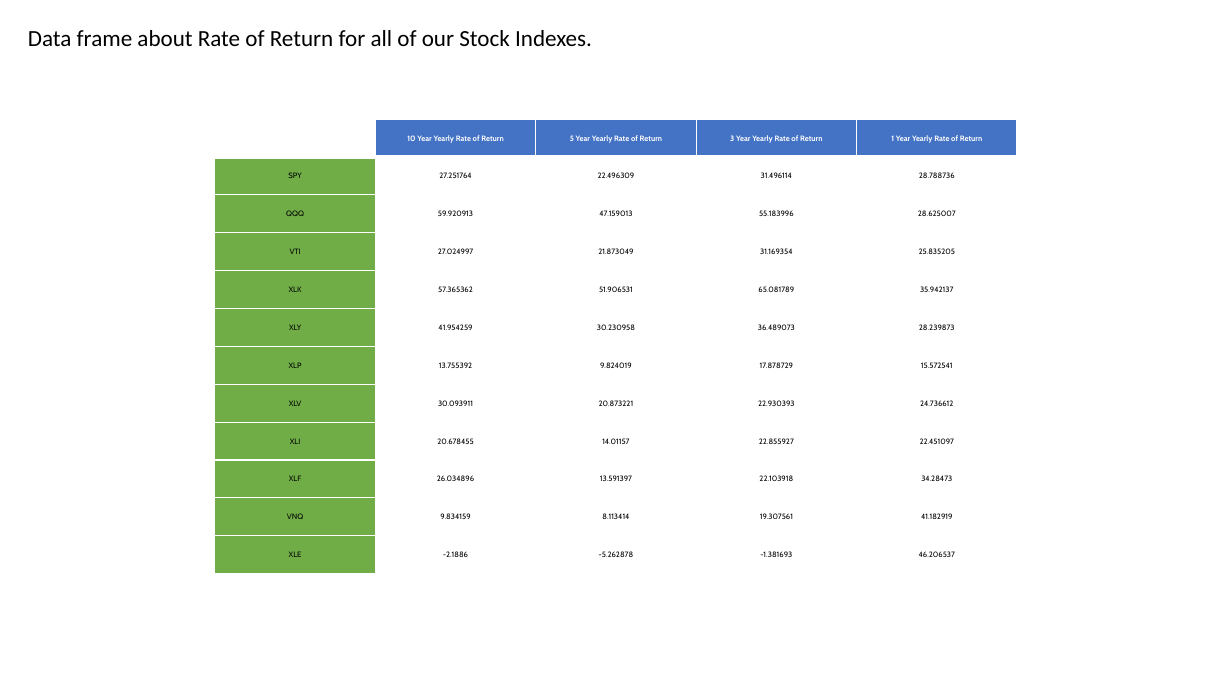
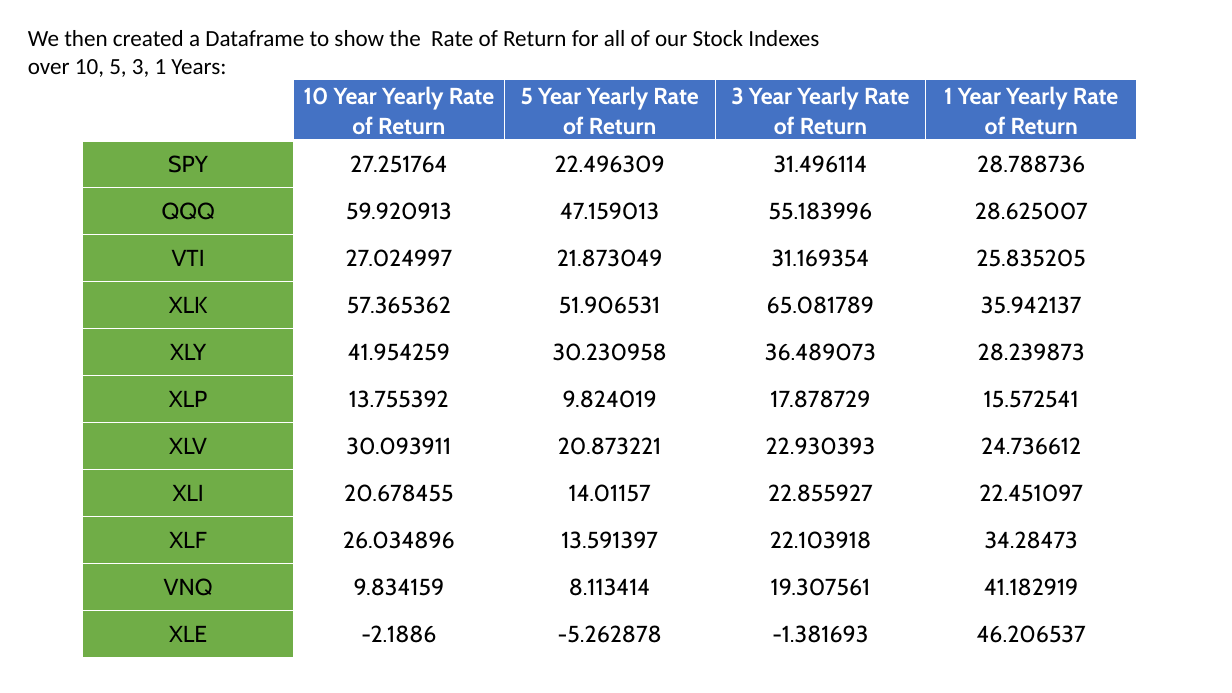
Before and after one commit to Patli1998/Bootcamp-Project1, a slide deck: slide 4 of Presentation.pptx. Drawn at 1232x693 pixels with LibreOffice and Linux fonts; fonts in the diff are those of the drawing. Boxes give left, top, right and bottom in pixels: in the first picture for what was removed or moved away, otherwise in the second. Text is boxed around its words. In the diff, an @@ line names an element or a change of style, - is before the commit and + after.

```diff
--- a/Presentation.pptx
+++ b/Presentation.pptx
@@ text at <box>28,30,819,77</box>: text changed @@
-Data frame about Rate of Return for all of our Stock Indexes.
+We then created a Dataframe to show the Rate of Return for all of our Stock Indexes over 10, 5, 3, 1 Years:
@@ table at <box>83,79,1137,654</box> @@
@@ size 6 to 18 pt @@
@@ table: place and size @@
-table at <box>215,119,1019,574</box>
+table at <box>83,79,1137,654</box>
```
Also in this commit, not shown: 6 other slides changed, 1 slide added, 1 slide removed.
